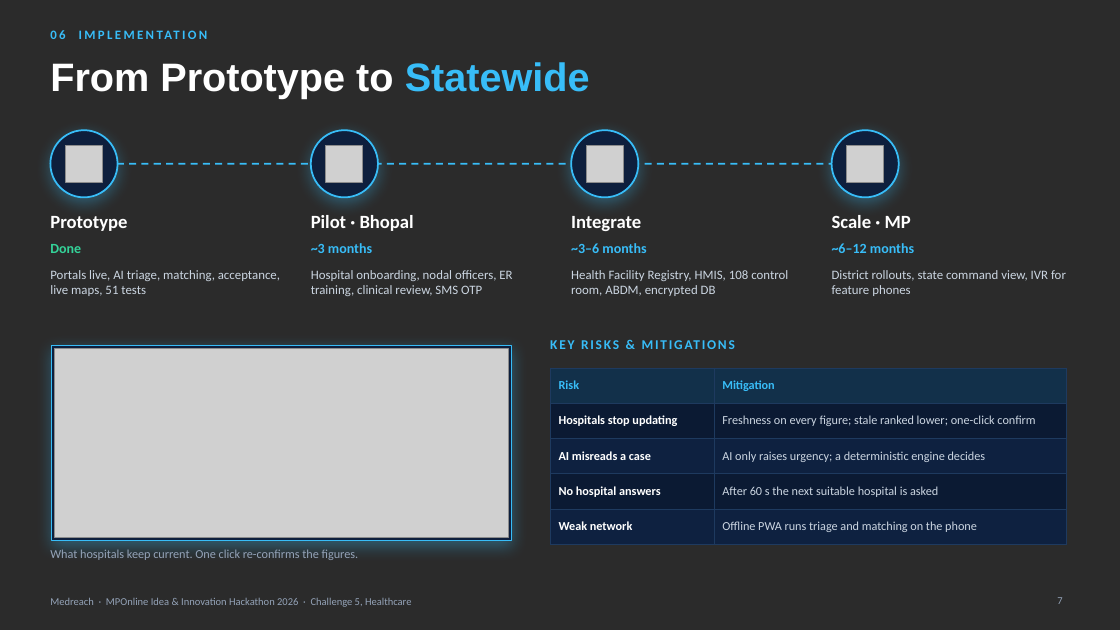
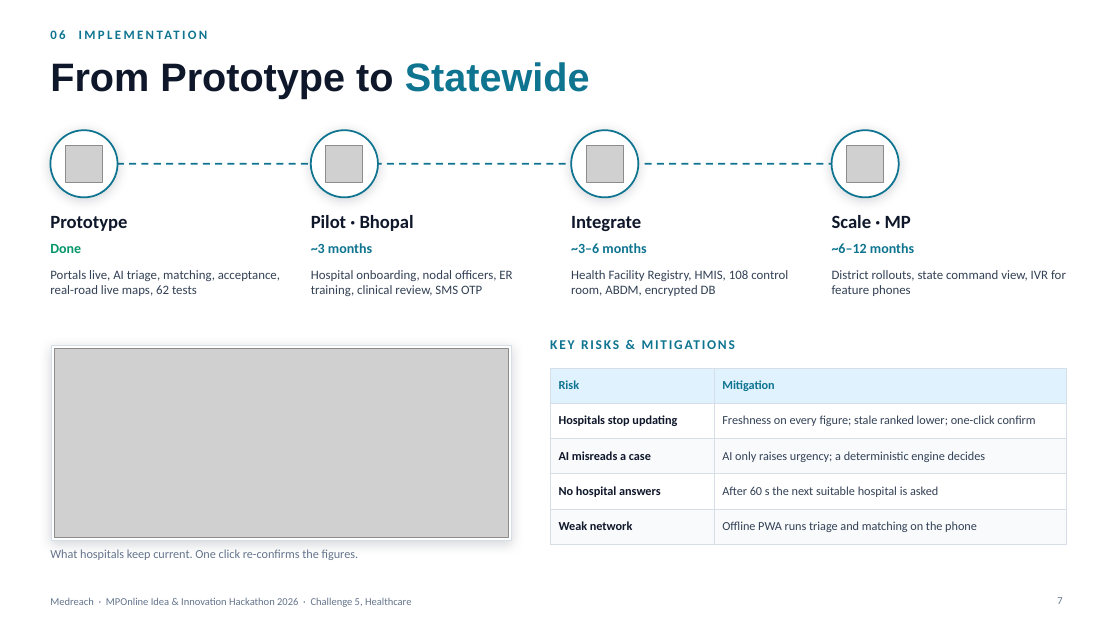
Before and after one commit to prakharporwal518-collab/Medreach, a slide deck: slide 7 of public/downloads/Medreach-Presentation-Final.pptx. Drawn at 1120x630 pixels with LibreOffice and Linux fonts; fonts in the diff are those of the drawing; grey boxes stand for pictures; background and template pictures are left out; a plain dark background stands for a picture behind light text. Boxes give left, top, right and bottom in pixels: in the first picture for what was removed or moved away, otherwise in the second. Text is boxed around its words. In the diff, an @@ line names an element or a change of style, - is before the commit and + after.

```diff
--- a/public/downloads/Medreach-Presentation-Final.pptx
+++ b/public/downloads/Medreach-Presentation-Final.pptx
@@ background picture (left out) to #FFFFFF @@
@@ title "From Prototype to Statewide" at bbox=[50, 62, 590, 99]: text colour #FFFFFF to #0F172A in "From Prototype to"; text colour #38BDF8 to #0E7490 in "Statewide" @@
@@ fill #0E1F3D to #FFFFFF; outline #38BDF8 1.5 pt to #0E7490 1.5 pt; shadow changed in 4 elements at bbox=[50, 130, 118, 197], bbox=[311, 130, 378, 197], bbox=[571, 130, 639, 197], bbox=[832, 130, 899, 197] @@
@@ line (92, 164) - (874, 164): stroke #38BDF8 1.5 pt dashed to #0E7490 1.5 pt dashed @@
@@ text "Done" at bbox=[50, 244, 81, 253]: text colour #34D399 to #059669 @@
@@ text colour #FFFFFF to #0F172A in 4 elements at bbox=[50, 216, 127, 231], bbox=[311, 215, 414, 231], bbox=[571, 216, 641, 231], bbox=[832, 215, 911, 228] @@
@@ text colour #CBD5E1 to #334155 in 3 elements at bbox=[311, 270, 512, 296], bbox=[571, 270, 788, 296], bbox=[832, 270, 1066, 296] @@
@@ text at bbox=[50, 270, 280, 296]: text changed; text colour #CBD5E1 to #334155 @@
-Portals live, AI triage, matching, acceptance, live maps, 51 tests
+Portals live, AI triage, matching, acceptance, real-road live maps, 62 tests
@@ rectangle at bbox=[51, 345, 512, 541]: fill #0E1F3D to #FFFFFF; outline #38BDF8 1 pt to #D6DEE8 1 pt; shadow changed @@
@@ text colour #38BDF8 to #0E7490 in 5 elements at bbox=[50, 30, 65, 39], bbox=[311, 243, 372, 253], bbox=[571, 243, 646, 253], bbox=[832, 243, 914, 253], bbox=[550, 336, 1054, 361] @@
@@ table at bbox=[550, 368, 1067, 536] @@
@@ fill #12304A to #E0F2FE in row 1 @@
@@ fill #0B1A33 to #FFFFFF in 4 cells @@
@@ fill #0E2140 to #F8FAFC in 4 cells @@
@@ text colour #38BDF8 to #0E7490 in "Risk", "Mitigation" @@
@@ text colour #FFFFFF to #0F172A in "Hospitals stop updating", "AI misreads a case", "No hospital answers", "Weak network" @@
@@ text colour #CBD5E1 to #334155 in "Freshness on every figure; stale ranked lower; ...", "AI only raises urgency; a deterministic engine ...", "After 60 s the next suitable hospital ...", "Offline PWA runs triage and matching on ..." @@
@@ borders changed @@
@@ text colour #94A3B8 to #64748B in 3 elements at bbox=[50, 549, 359, 560], bbox=[1057, 597, 1062, 604], bbox=[50, 597, 411, 607] @@
```
Also in this commit, not shown: 9 other slides changed, 4 other files.
